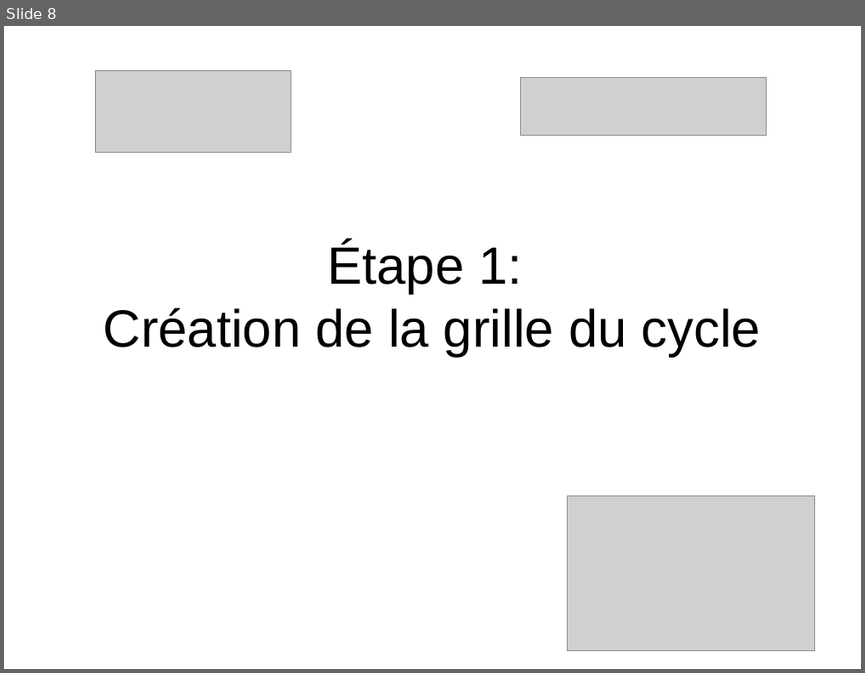
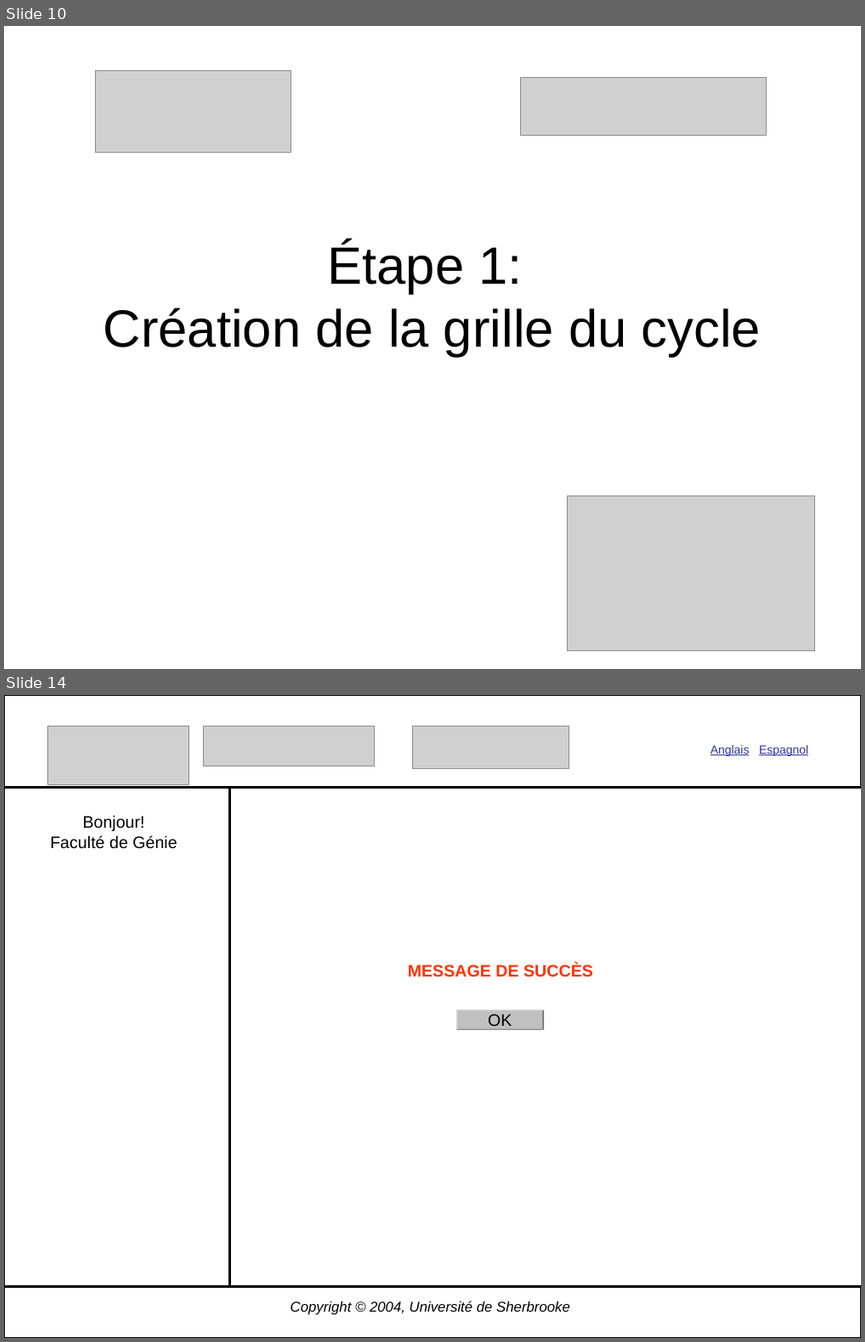
Before and after one commit to gonr1001/diamant, a slide deck: Diamant2.0/Conception/CreationGrille--2.ppt. Shown one above the other, each under a label of ours: slide 8 before the commit, slides 10 and 14 after it; the slides between them are not shown. The pictures are 865x673 and 865x1342 pixels, drawn with LibreOffice and Linux fonts; fonts in the diff are those of the drawing; grey boxes stand for pictures. Boxes give left, top, right and bottom in pixels: in the first picture for what was removed or moved away, otherwise in the second. Text is boxed around its words. In the diff, an @@ line names an element or a change of style, - is before the commit and + after.

```diff
--- a/Diamant2.0/Conception/CreationGrille--2.ppt
+++ b/Diamant2.0/Conception/CreationGrille--2.ppt
@@ slide 14 added at box(4, 695, 861, 1338), background #FFFFFF @@
@@ rectangle added at box(4, 695, 861, 787), outline #000000 2.01 pt @@
@@ picture added at box(47, 726, 189, 785) @@
@@ picture added at box(203, 726, 374, 766) @@
@@ picture added at box(412, 726, 568, 768) @@
@@ text added at box(710, 745, 808, 756), 10 pt, text #333399, underline @@
+Anglais Espagnol
@@ rectangle added at box(4, 787, 230, 1287), outline #000000 2.01 pt @@
@@ text added at box(50, 815, 177, 849), 14 pt, text #000000 @@
+Bonjour!
+Faculté de Génie
@@ text added at box(408, 964, 593, 977), 14 pt, text #FF3300, bold @@
+MESSAGE DE SUCCÈS
@@ freeform shape added at box(456, 1009, 544, 1030), fill #C0C0C0, 14 pt, text #000000 @@
+OK
@@ rectangle added at box(4, 1287, 861, 1338), outline #000000 2.01 pt @@
@@ text added at box(290, 1300, 570, 1315), 12 pt, text #000000, italic @@
+Copyright © 2004, Université de Sherbrooke
@@ what was slide 8 is now slide 10 @@
```
Also in this commit, not shown: 3 slides changed, 8 other slides added.
